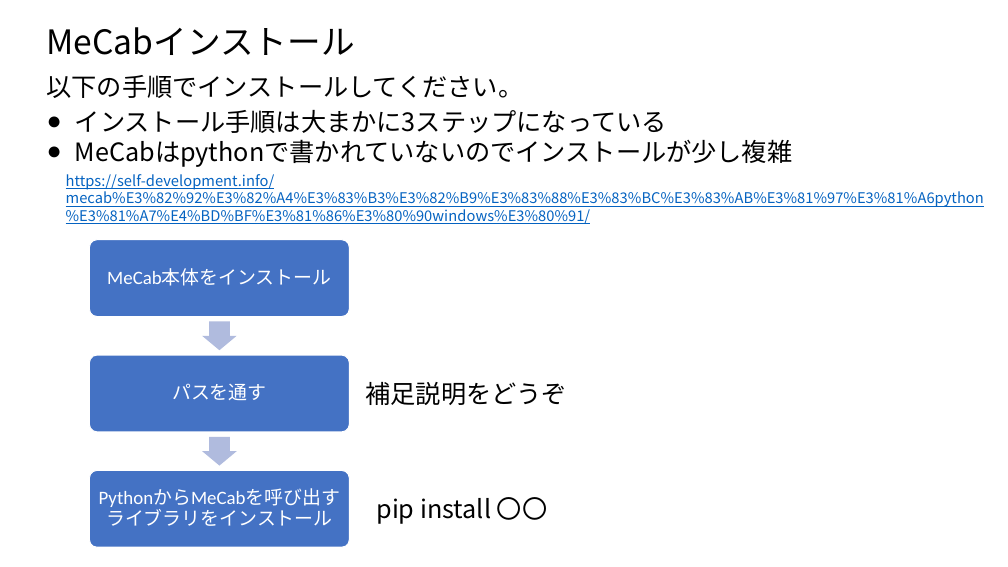
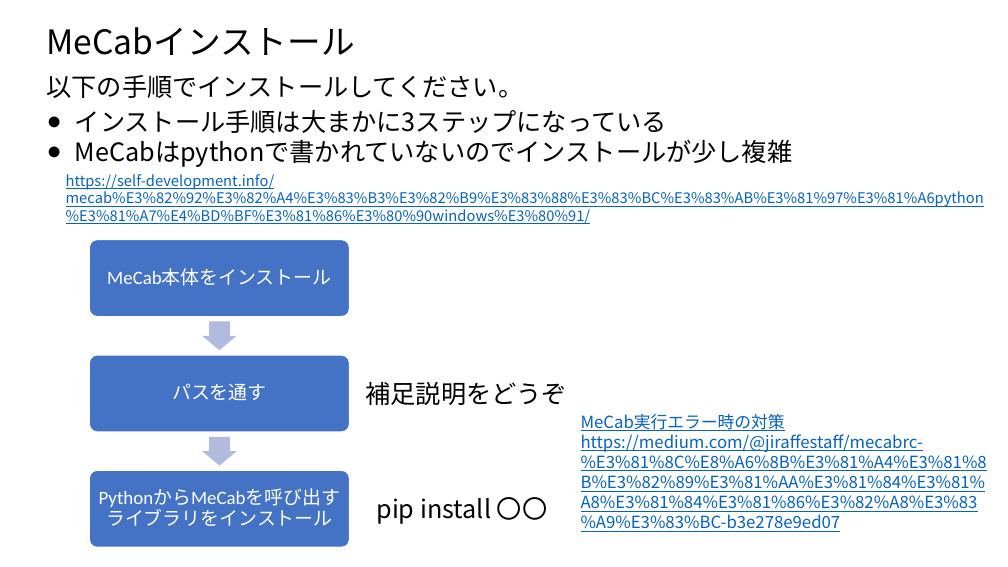
Before and after one commit to ueharaLab/NLP_2-tokenizer, a slide deck: slide 19 of textmining2 tokenizer.pptx (slide 17 before the commit). Drawn at 1008x567 pixels with LibreOffice and Linux fonts; fonts in the diff are those of the drawing. Boxes give left, top, right and bottom in pixels: in the first picture for what was removed or moved away, otherwise in the second. Text is boxed around its words. In the diff, an @@ line names an element or a change of style, - is before the commit and + after.

```diff
--- a/textmining2 tokenizer.pptx
+++ b/textmining2 tokenizer.pptx
@@ text added at bbox=[581, 414, 987, 532], 16 pt, text #0563C1, underline @@
+MeCab実行エラー時の対策
+https://medium.com/@jiraffestaff/mecabrc-%E3%81%8C%E8%A6%8B%E3%81%A4%E3%81%8B%E3%82%89%E3%81%AA%E3%81%84%E3%81%A8%E3%81%84%E3%81%86%E3%82%A8%E3%83%A9%E3%83%BC-b3e278e9ed07
```
Also in this commit, not shown: 6 other slides changed, 4 slides added, 1 slide removed, 4 other files.
